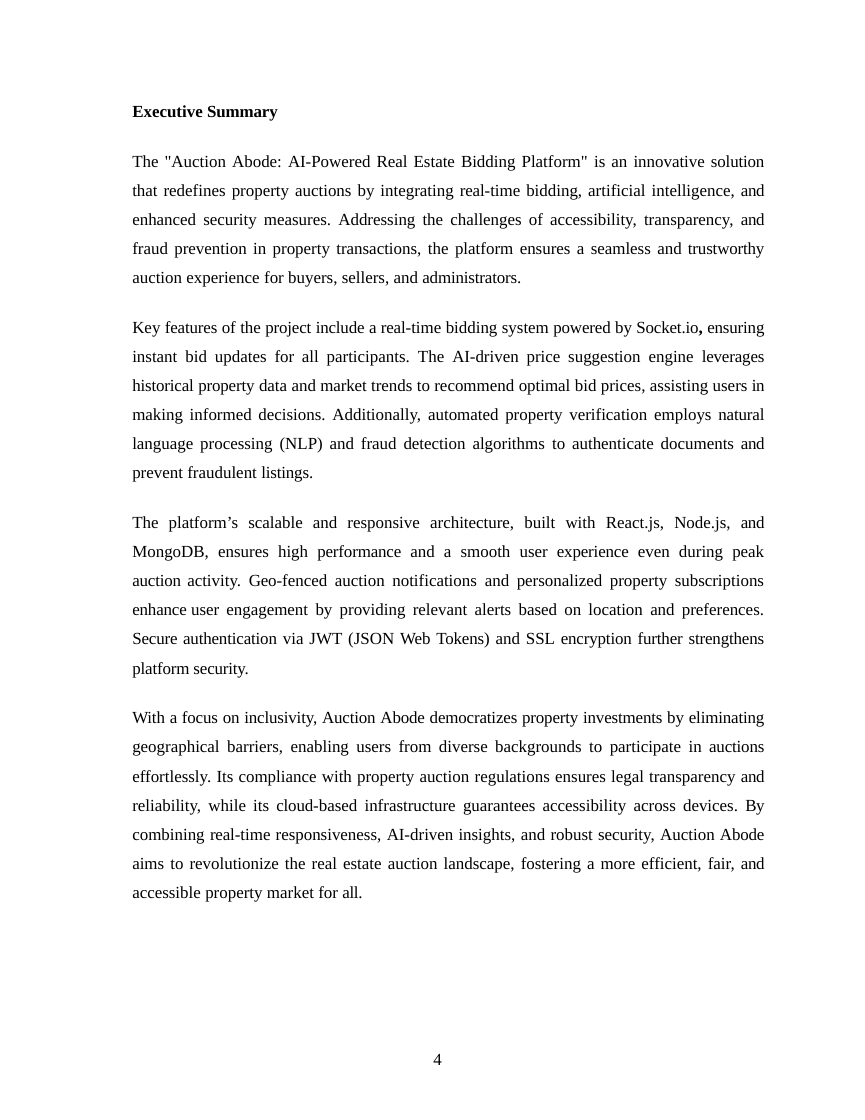
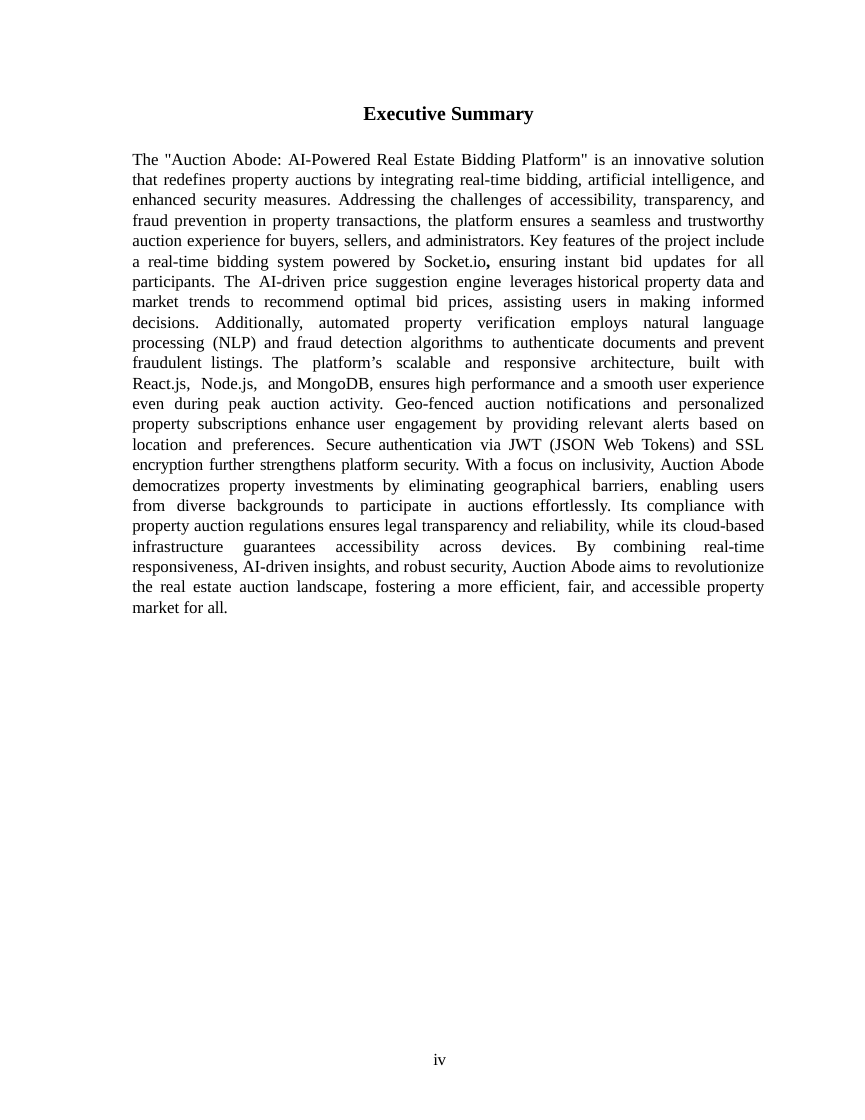
Before and after one commit to Hasnain-malikk/Auction-abode-frontend, a slide deck: slide 4 of Final Docu Auction.pptx. Drawn at 865x1120 pixels with LibreOffice and Linux fonts; fonts in the diff are those of the drawing. Boxes give left, top, right and bottom in pixels: in the first picture for what was removed or moved away, otherwise in the second. Text is boxed around its words. In the diff, an @@ line names an element or a change of style, - is before the commit and + after.

```diff
--- a/Final Docu Auction.pptx
+++ b/Final Docu Auction.pptx
@@ text at bbox=[363, 106, 534, 125]: size 12 to 14 pt in "Executive Summary"; alignment justified to centre; more space between paragraphs @@
@@ text at bbox=[132, 153, 765, 614]: text changed @@
-The "Auction Abode: AI-Powered Real Estate Bidding Platform" is an innovative solution that redefines property auctions by integrating real-time bidding, artificial intelligence, and enhanced security measures. Addressing the challenges of accessibility, transparency, and fraud prevention in property transactions, the platform ensures a seamless and trustworthy auction experience for buyers, sellers, and administrators.
-Key features of the project include a real-time bidding system powered by Socket.io, ensuring instant bid updates for all participants. The AI-driven price suggestion engine leverages historical property data and market trends to recommend optimal bid prices, assisting users in making informed decisions. Additionally, automated property verification employs natural language processing (NLP) and fraud detection algorithms to authenticate documents and prevent fraudulent listings.
-The platform’s scalable and responsive architecture, built with React.js, Node.js, and MongoDB, ensures high performance and a smooth user experience even during peak auction activity. Geo-fenced auction notifications and personalized property subscriptions enhance user engagement by providing relevant alerts based on location and preferences. Secure authentication via JWT (JSON Web Tokens) and SSL encryption further strengthens platform security.
-With a focus on inclusivity, Auction Abode democratizes property investments by eliminating geographical barriers, enabling users from diverse backgrounds to participate in auctions effortlessly. Its compliance with property auction regulations ensures legal transparency and reliability, while its cloud-based infrastructure guarantees accessibility across devices. By combining real-time responsiveness, AI-driven insights, and robust security, Auction Abode aims to revolutionize the real estate auction landscape, fostering a more efficient, fair, and accessible property market for all.
+The "Auction Abode: AI-Powered Real Estate Bidding Platform" is an innovative solution that redefines property auctions by integrating real-time bidding, artificial intelligence, and enhanced security measures. Addressing the challenges of accessibility, transparency, and fraud prevention in property transactions, the platform ensures a seamless and trustworthy auction experience for buyers, sellers, and administrators. Key features of the project include a real-time bidding system powered by Socket.io, ensuring instant bid updates for all participants. The AI-driven price suggestion engine leverages historical property data and market trends to recommend optimal bid prices, assisting users in making informed decisions. Additionally, automated property verification employs natural language processing (NLP) and fraud detection algorithms to authenticate documents and prevent fraudulent listings. The platform’s scalable and responsive architecture, built with React.js, Node.js, and MongoDB, ensures high performance and a smooth user experience even during peak auction activity. Geo-fenced auction notifications and personalized property subscriptions enhance user engagement by providing relevant alerts based on location and preferences. Secure authentication via JWT (JSON Web Tokens) and SSL encryption further strengthens platform security. With a focus on inclusivity, Auction Abode democratizes property investments by eliminating geographical barriers, enabling users from diverse backgrounds to participate in auctions effortlessly. Its compliance with property auction regulations ensures legal transparency and reliability, while its cloud-based infrastructure guarantees accessibility across devices. By combining real-time responsiveness, AI-driven insights, and robust security, Auction Abode aims to revolutionize the real estate auction landscape, fostering a more efficient, fair, and accessible property market for all.
@@ text at bbox=[433, 1054, 446, 1065]: text changed @@
-4
+iv
```
Also in this commit, not shown: 47 other slides changed, 2 other files.
